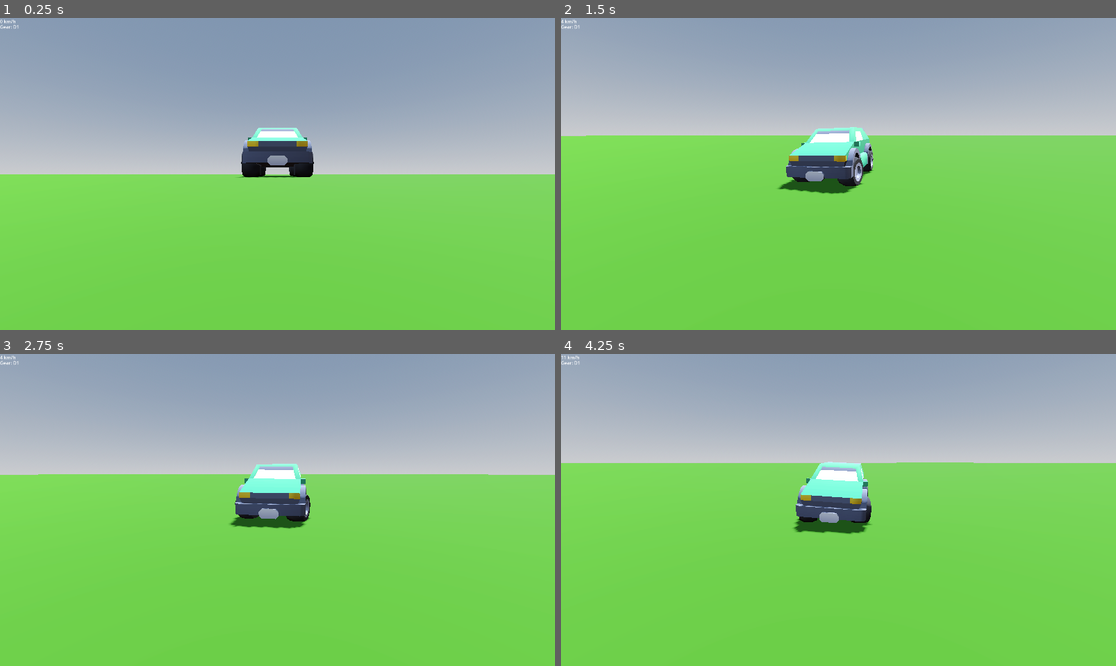
Above: before the commit, frames 1-4 (two rows, left to right).
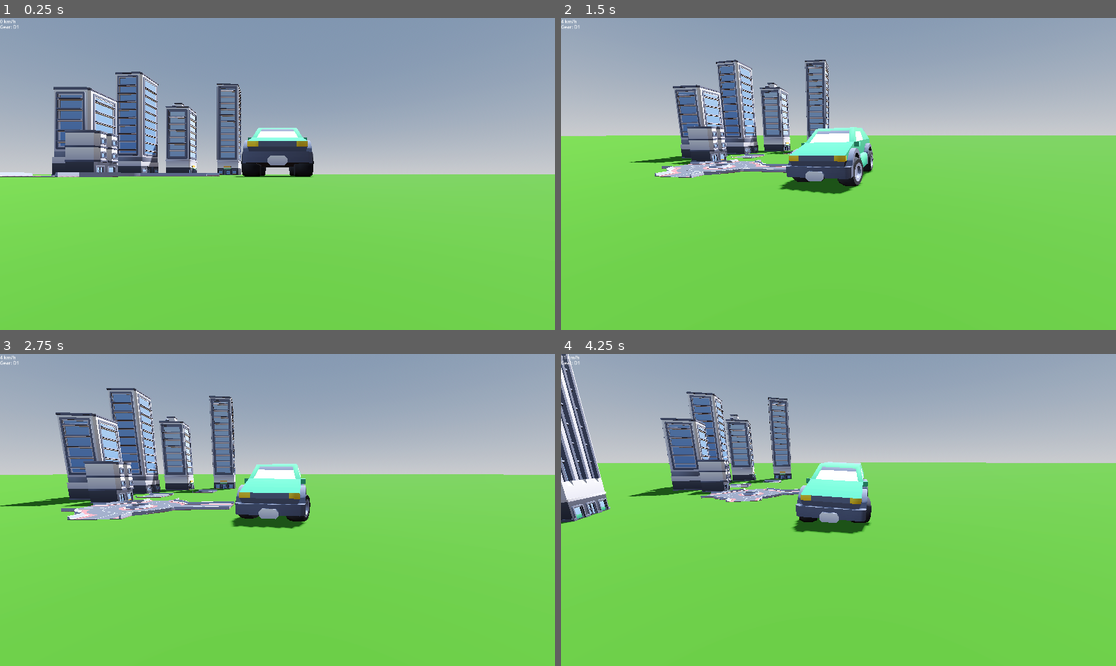
Above: after the commit, the same moments.

Repository: SaltyCookiez/DrivingSimEE
Game: Godot game, scene res://world.tscn
The game is run twice, just before and just after one commit, with the same random seed, the same clock (stepped at 60 frames per second) and the same inputs.
Inputs (mouse positions are in pixels of both pictures, inside the frame that each line leads up to):
- Up to frame 1 (0.25 s): no input
- Up to frame 2 (1.5 s): move the mouse to (866, 174) at 0.52 s; hold D (Right) 0.53-1.28 s; hold W (Gas) 0.53-1.28 s; move the mouse to (810, 174) at 1.27 s; hold S (Brake) from 1.28 s (still down); tap W (Gas) at 1.35 s
- Up to frame 3 (2.75 s): move the mouse to (288, 503) at 2.02 s; release S (Brake) at 2.03 s; hold D (Right) from 2.03 s (still down); hold W (Gas) from 2.03 s (still down)
- Up to frame 4 (4.25 s): move the mouse to (832, 516) at 2.77 s; release W (Gas) at 2.78 s; tap W (Gas) at 2.85 s; move the mouse to (877, 513) at 3.52 s; release D (Right) at 3.53 s; hold A (Left) from 3.53 s (still down); hold W (Gas) from 3.53 s (still down)

The runs differ from the first frame. In frame 1, 7.9% of the frame differs, in the area x 0-57%, y 17-52%; in frame 2, 6.6%; in frame 3, 8.9%, in the area x 0-91%, y 10-56%; in frame 4, 8.1%.

Commit message:
Moved car to closer to testing props

Diff:
--- a/driving-sim-ee/world.tscn
+++ b/driving-sim-ee/world.tscn
@@ -55,7 +55,7 @@
 material = SubResource("StandardMaterial3D_tlwt5")
 
 [node name="VehicleBody3D" parent="." instance=ExtResource("1_f3sb7")]
-transform = Transform3D(1, 0, 0, 0, 1, 0, 0, 0, 1, -5.520561, 0.5968126, 13.957907)
+transform = Transform3D(1, 0, 0, 0, 1, 0, 0, 0, 1, -40.016567, 0.5850236, 39.716145)
 center_of_mass_mode = 1
 center_of_mass = Vector3(0, -0.8, 0)
 
